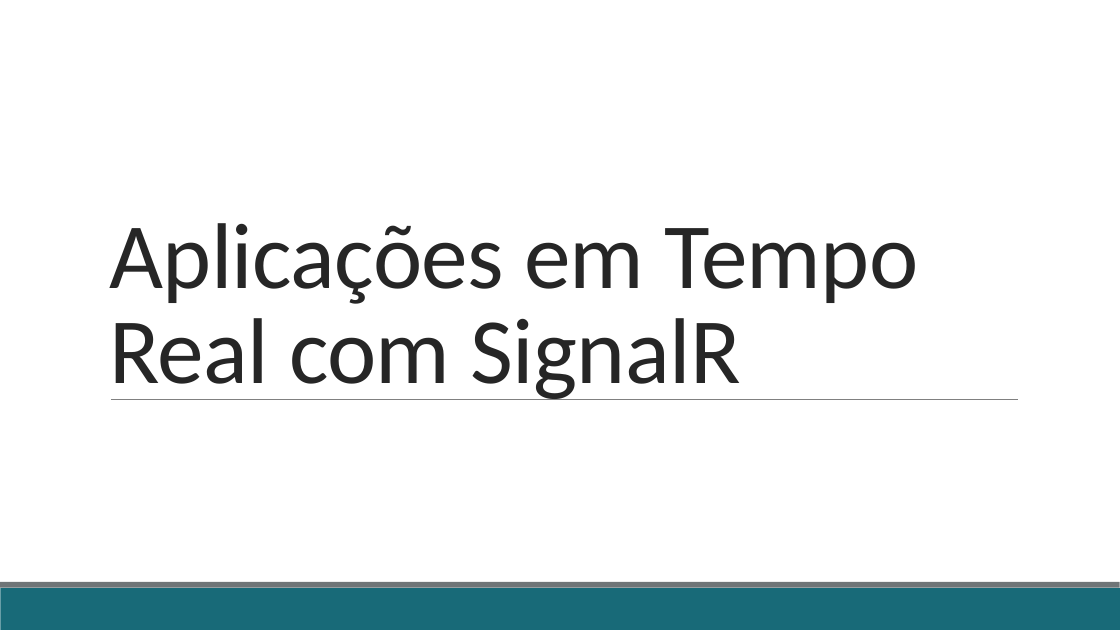
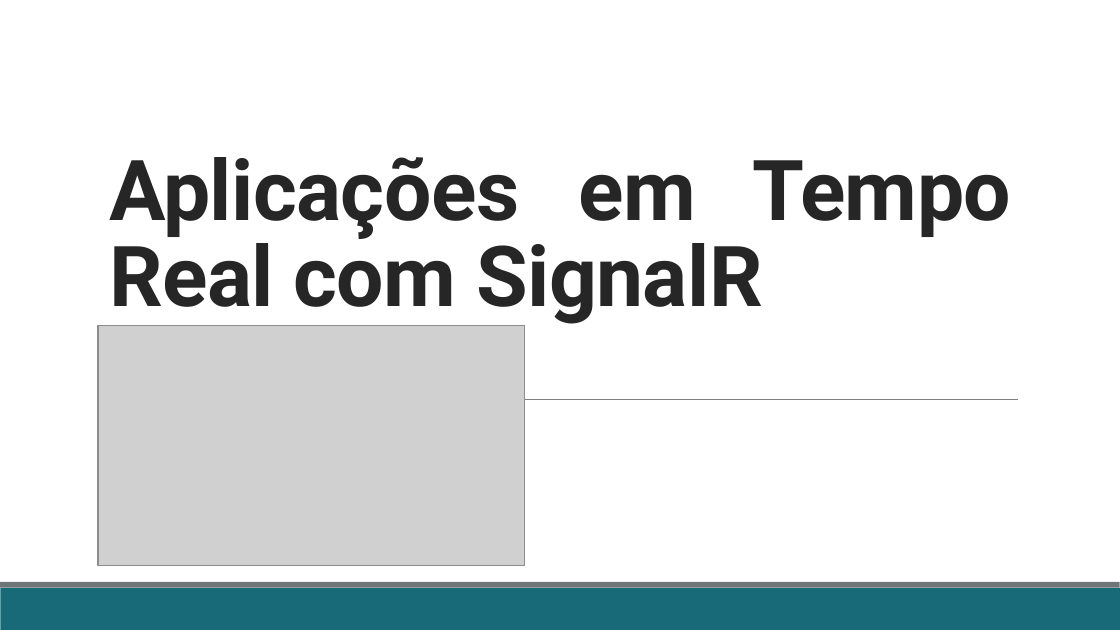
Before and after one commit to fabricioveronez/SignalR_Exemplos, a slide deck: slide 1 of docs/Apresentacao.pptx. Drawn at 1120x630 pixels with LibreOffice and Linux fonts; fonts in the diff are those of the drawing; grey boxes stand for pictures. Boxes give left, top, right and bottom in pixels: in the first picture for what was removed or moved away, otherwise in the second. Text is boxed around its words. In the diff, an @@ line names an element or a change of style, - is before the commit and + after.

```diff
--- a/docs/Apresentacao.pptx
+++ b/docs/Apresentacao.pptx
@@ title "Aplicações em Tempo Real com ...": place and size @@
-title "Aplicações em Tempo Real com ..." at <box>109,223,918,400</box>
+title "Aplicações em Tempo Real com ..." at <box>109,157,1011,326</box>
@@ title "Aplicações em Tempo Real com ..." at <box>109,157,1011,326</box>: size 60 to 54 pt, font Calibri to Roboto, bold on; alignment left to justified @@
@@ picture added at <box>99,326,525,566</box> @@
```
Also in this commit, not shown: 11 other slides changed.
